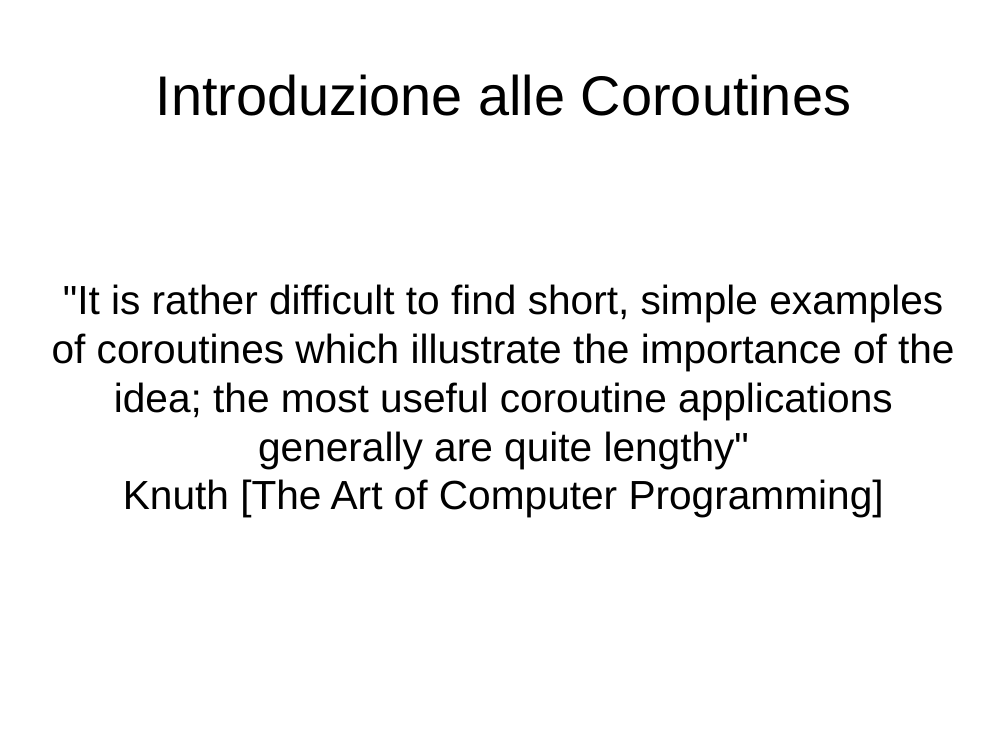
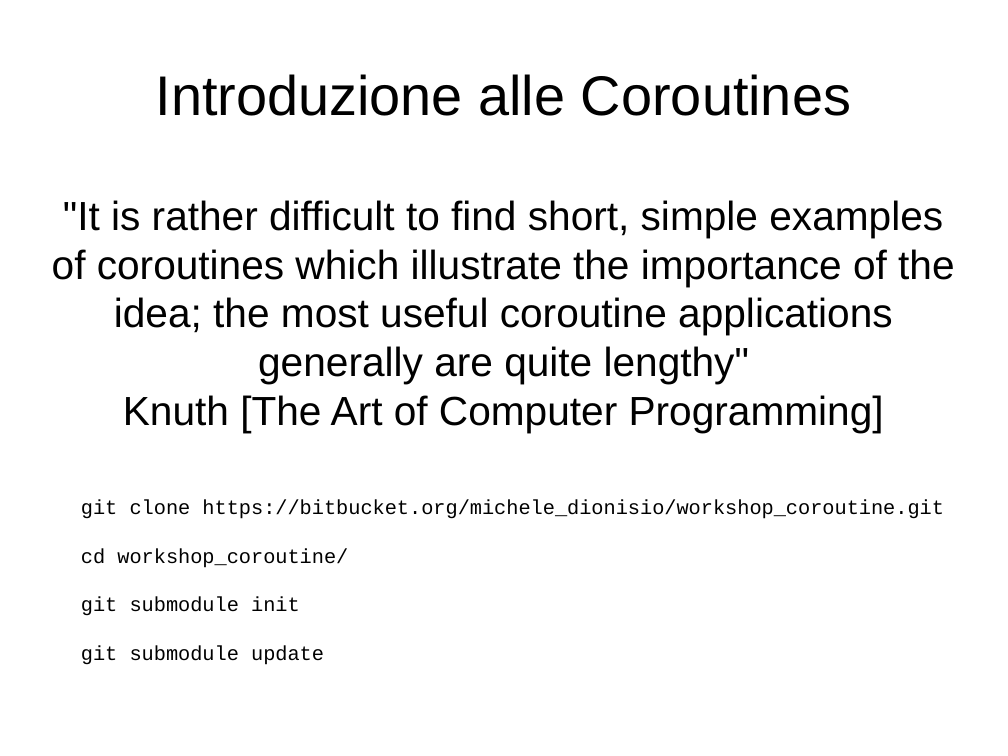
Before and after one commit to mdionisio/workshop_coroutine, a slide deck: slide 1 of presentazione.odp. Drawn at 1008x756 pixels with LibreOffice and Linux fonts; fonts in the diff are those of the drawing. Boxes give left, top, right and bottom in pixels: in the first picture for what was removed or moved away, otherwise in the second. Text is boxed around its words. In the diff, an @@ line names an element or a change of style, - is before the commit and + after.

Commit message:
[UPG]

```diff
--- a/presentazione.odp
+++ b/presentazione.odp
@@ text ""It is rather difficult to ...": place and size @@
-text ""It is rather difficult to ..." at bbox=[52, 284, 954, 517]
+text ""It is rather difficult to ..." at bbox=[52, 200, 954, 433]
@@ text added at bbox=[81, 499, 944, 665], 16 pt, text #000000 @@
+git clone https://bitbucket.org/michele_dionisio/workshop_coroutine.git
+cd workshop_coroutine/
+git submodule init
+git submodule update
```
